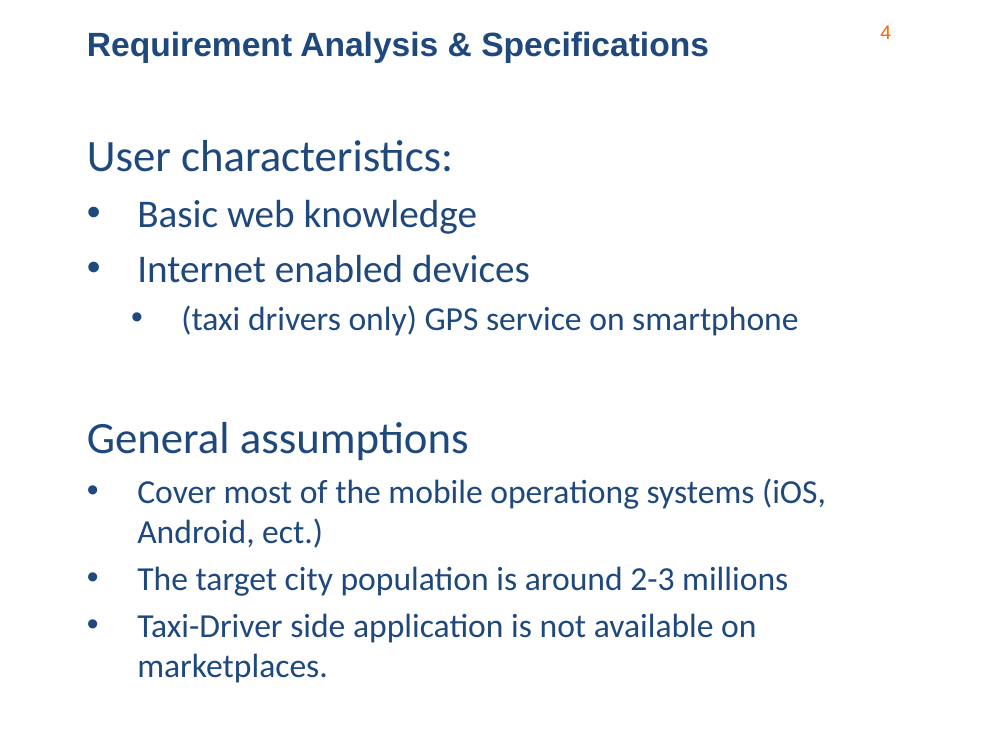
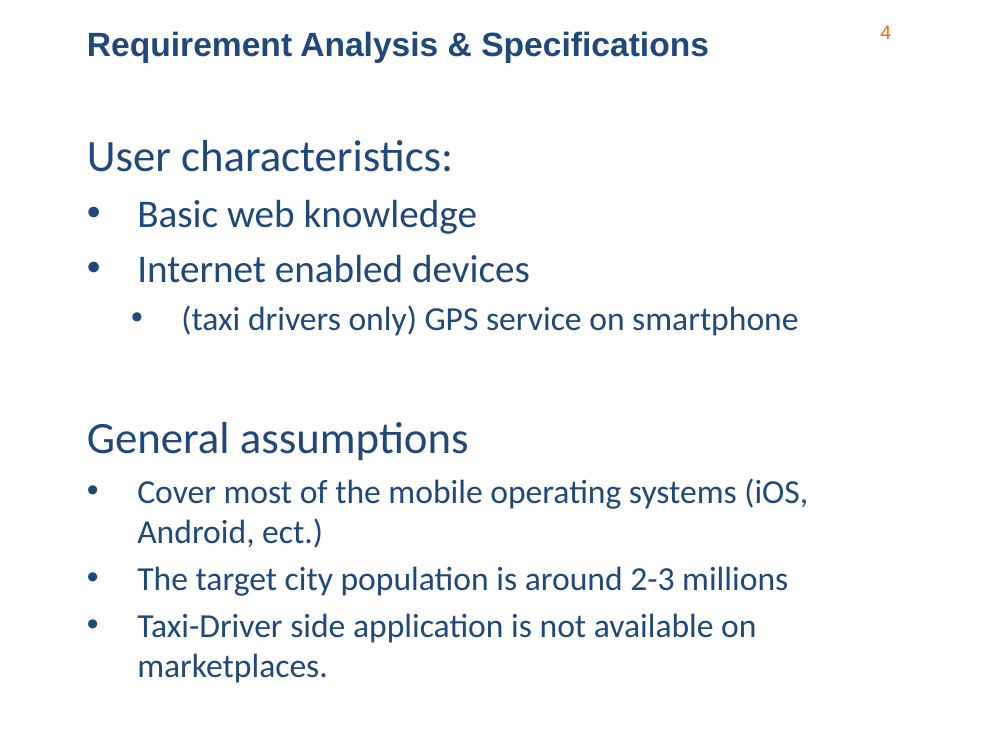
Before and after one commit to alessandrocomodi/comodiconficconilongari, a slide deck: slide 4 of Developement/Presentation/Presentation.pptx. Drawn at 1008x756 pixels with LibreOffice and Linux fonts; fonts in the diff are those of the drawing; background and template pictures are left out. Boxes give left, top, right and bottom in pixels: in the first picture for what was removed or moved away, otherwise in the second. Text is boxed around its words. In the diff, an @@ line names an element or a change of style, - is before the commit and + after.

Commit message:
changes in presentation

```diff
--- a/Developement/Presentation/Presentation.pptx
+++ b/Developement/Presentation/Presentation.pptx
@@ text at (x1=137, y1=478, x2=808, y2=548): text changed @@
-• Cover most of the mobile operationg systems (iOS, Android, ect.)
+• Cover most of the mobile operating systems (iOS, Android, ect.)
```
Also in this commit, not shown: 1 other slide changed, 1 other file.
